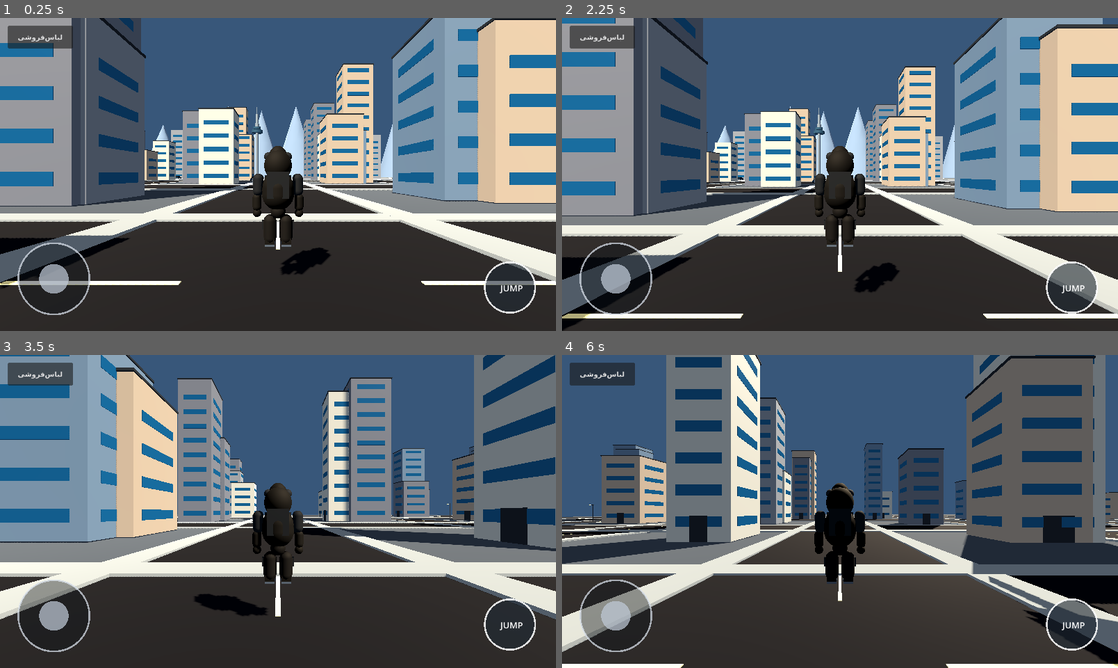
Above: before the commit, frames 1-4 (two rows, left to right).
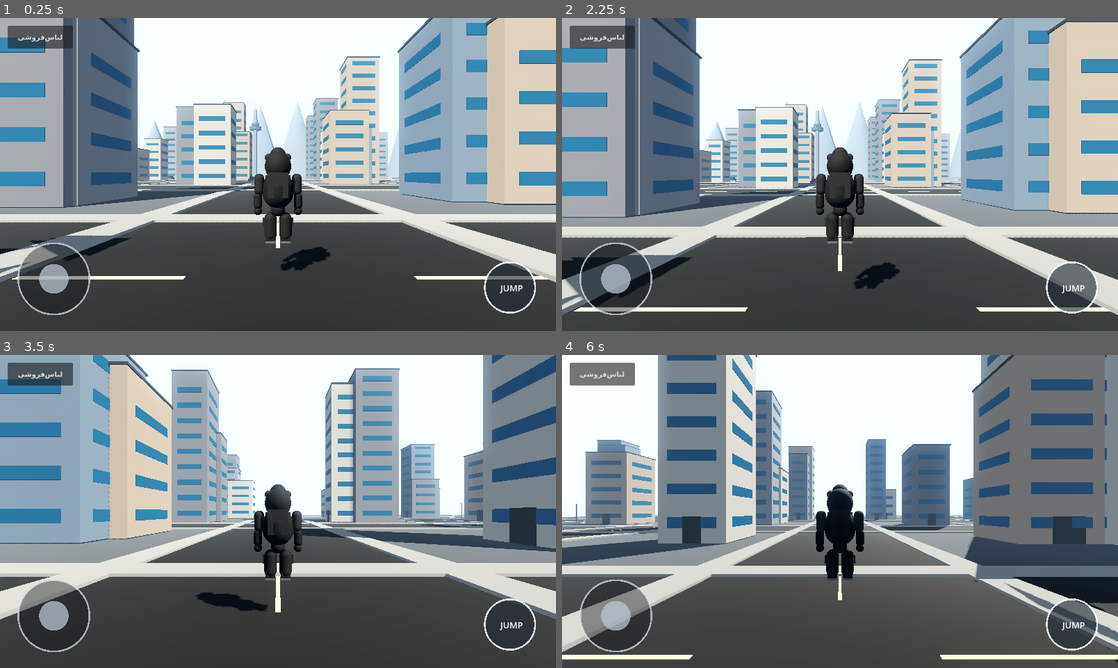
Above: after the commit, the same moments.

Repository: nickdehghani95-cmyk/GHOST-OPEN-WORLD
Game: Godot game, scene res://scenes/main.tscn
Same seed, same stepped clock (60 frames per second), same inputs: the game is played once before the commit and once after it.
Inputs (mouse positions are in pixels of both pictures, inside the frame that each line leads up to):
- Up to frame 1 (0.25 s): no input
- Up to frame 2 (2.25 s): click "لباس‌فروشی" at 0.5 s; tap Enter at 1.25 s; drag from (840, 174) to (895, 105) at 1.27 s; tap Space (jump) at 2 s; drag from (728, 190) to (812, 237) at 2.02 s
- Up to frame 3 (3.5 s): move the mouse to (333, 442) at 2.77 s; hold D (move_right) from 2.78 s (still down)
- Up to frame 4 (6 s): release D (move_right) at 3.5 s; drag from (812, 574) to (673, 464) at 3.52 s; tap Enter at 4.25 s; move the mouse to (1006, 558) at 4.27 s; hold A (move_left) 4.28-5 s; tap Space (jump) at 4.52, 5.75 s; drag from (673, 464) to (756, 433) at 5.02 s; move the mouse to (867, 511) at 5.77 s; hold S (move_back) from 5.78 s (still down); click (867, 511) at 5.92 s

The runs differ from the first frame. In frame 1, 48% of the frame differs, in the area x 0-100%, y 0-87%; in frame 2, 53%; in frame 3, 48%; in frame 4, 65%, in the area x 0-100%, y 0-100%.

Commit message:
Tune environment fog, glow and third-person camera for cinematic city view

Diff:
--- a/scenes/main.tscn
+++ b/scenes/main.tscn
@@ -14,8 +14,14 @@
 background_color = Color(0.22, 0.34, 0.48, 1)
 ambient_light_source = 3
 ambient_light_color = Color(0.72, 0.78, 0.88, 1)
-ambient_light_energy = 0.75
+ambient_light_energy = 0.9
 tonemap_mode = 2
+fog_enabled = true
+fog_light_color = Color(0.52, 0.63, 0.72, 1)
+fog_density = 0.0018
+glow_enabled = true
+glow_intensity = 0.28
+glow_bloom = 0.08
 
 [node name="Main" type="Node3D"]
 
@@ -42,12 +48,13 @@
 position = Vector3(0, 1.5, 0)
 
 [node name="SpringArm3D" type="SpringArm3D" parent="Player/CameraPivot"]
-spring_length = 4.6
-margin = 0.15
+spring_length = 5.2
+margin = 0.2
 
 [node name="Camera3D" type="Camera3D" parent="Player/CameraPivot/SpringArm3D"]
 current = true
-fov = 72.0
+fov = 68.0
+far = 1200.0
 
 [node name="OutfitShop" type="CanvasLayer" parent="."]
 script = ExtResource("2_shop")
